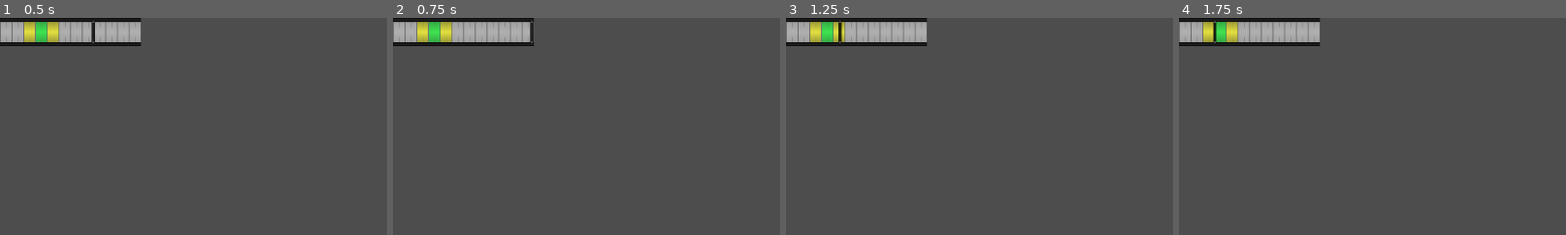
Above: before the commit, frames 1-4 (left to right).
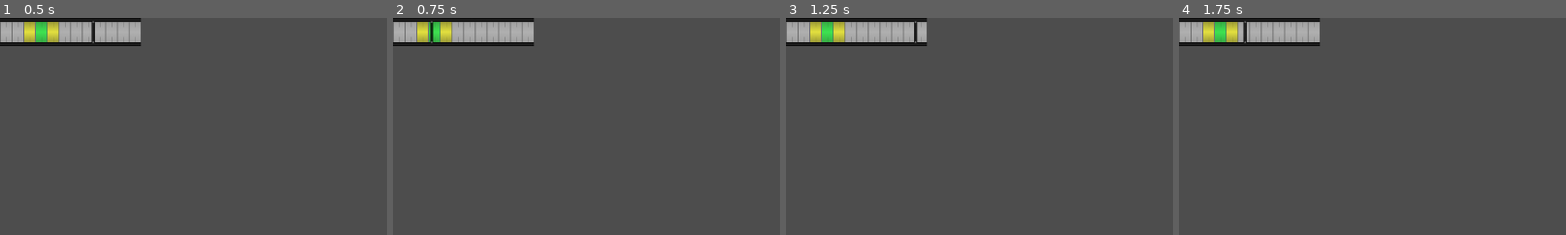
Above: after the commit, the same moments.

Repository: RagnarRally/Spooky_GAMEJAM_2025
Game: Godot game, scene res://minigame.tscn
The game is run twice, just before and just after one commit, with the same random seed, the same clock (stepped at 60 frames per second) and the same inputs. This scene is started directly instead of the project's main scene.
Inputs:
- Up to frame 1 (0.5 s): no input
- Up to frame 2 (0.75 s): tap Enter at 0.5 s; hold Right (rotate_right) from 0.53 s (still down); hold Space (selector_stop, bound only after the commit) from 0.53 s (still down)
- Up to frame 3 (1.25 s): keep holding Right (rotate_right); keep holding Space (selector_stop, bound only after the commit)
- Up to frame 4 (1.75 s): release Right (rotate_right) at 1.28 s; release Space (selector_stop, bound only after the commit) at 1.28 s; hold Left (rotate_left) from 1.28 s (still down); tap Space (selector_stop, bound only after the commit) at 1.35 s
The pictures show only the part of the screen within x 0-50%, y 0-50%; the shares and areas given below are measured in that part.

Frame 1 is identical in both runs. In frame 2, 0.2% of the frame differs, in the area x 9-37%, y 1-12%; in frame 3, 0.2%; in frame 4, 0.2%.

Commit message:
inputmap

Diff:
--- a/minigame.gd
+++ b/minigame.gd
@@ -37,6 +37,6 @@
 		elif selector.position.x > green_bar.position.x - 39 and selector.position.x < green_bar.position.x + 64:
 			print("SINGLE SUCCESS")
 		else: # FAIL
-			print("FAIL   ")
+			print("FAIL")
 			selector.position.x = 2
 			moving = true
--- a/project.godot
+++ b/project.godot
@@ -35,7 +35,6 @@
 , Object(InputEventKey,"resource_local_to_scene":false,"resource_name":"","device":-1,"window_id":0,"alt_pressed":false …(183 unchanged characters)…
 ]
 }
-
 debug1={
 "deadzone": 0.2,
 "events": [Object(InputEventKey,"resource_local_to_scene":false,"resource_name":"","device":-1,"window_id":0,"alt_press …(191 unchanged characters)…
@@ -46,6 +45,11 @@
 "events": [Object(InputEventKey,"resource_local_to_scene":false,"resource_name":"","device":-1,"window_id":0,"alt_press …(190 unchanged characters)…
 ]
 }
+selector_stop={
+"deadzone": 0.2,
+"events": [Object(InputEventKey,"resource_local_to_scene":false,"resource_name":"","device":-1,"window_id":0,"alt_pressed":false,"shift_pressed":false,"ctrl_pressed":false,"meta_pressed":false,"pressed":false,"keycode":0,"physical_keycode":32,"key_label":0,"unicode":32,"location":0,"echo":false,"script":null)
+]
+}
 
 [physics]
 
